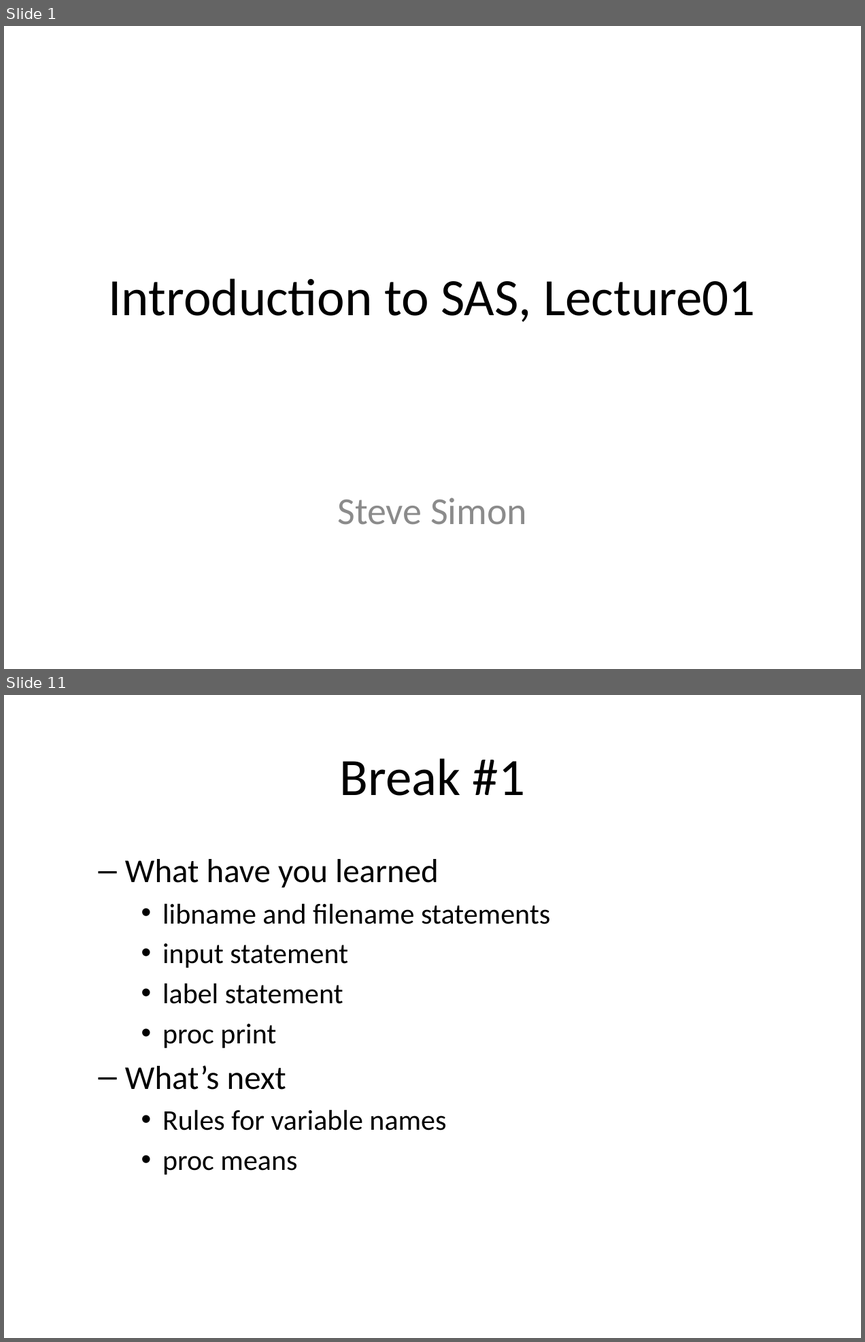
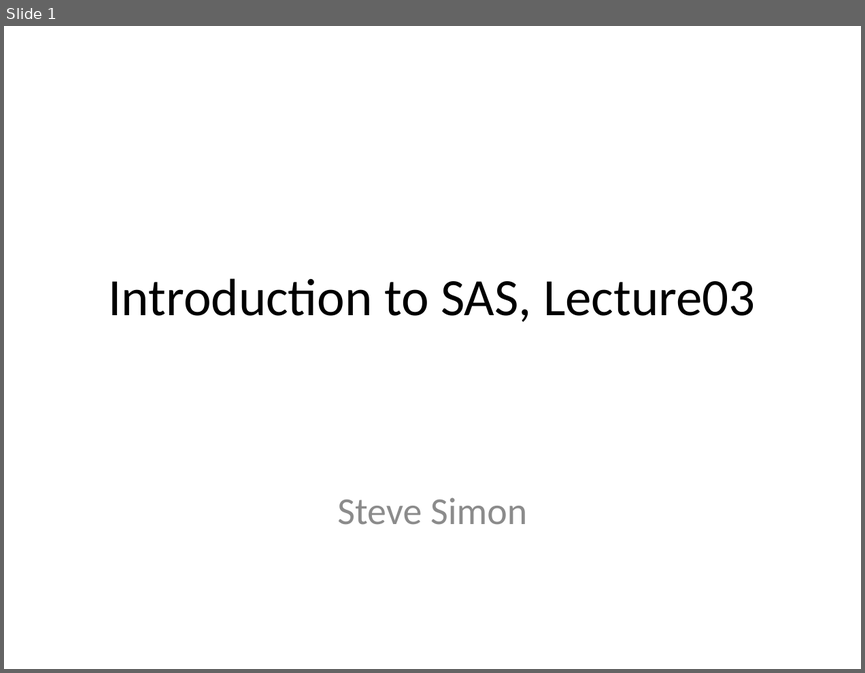
Before and after one commit to classes-simon/5507, a slide deck: module03/src/slides-and-speaker-notes-03.pptx. Shown one above the other, each under a label of ours: slides 1 and 11 before the commit, slide 1 after it; the slides between them are not shown. The pictures are 865x1342 and 865x673 pixels, drawn with LibreOffice and Linux fonts; fonts in the diff are those of the drawing. Boxes give left, top, right and bottom in pixels: in the first picture for what was removed or moved away, otherwise in the second. Text is boxed around its words. In the diff, an @@ line names an element or a change of style, - is before the commit and + after.

```diff
--- a/module03/src/slides-and-speaker-notes-03.pptx
+++ b/module03/src/slides-and-speaker-notes-03.pptx
@@ slide 11 removed at [4,695,861,1338], background #FFFFFF @@
@@ title removed at [340,758,525,796] @@
-Break #1
@@ text removed at [125,859,550,1174] @@
-  – What have you learned
-    • libname and filename statements
-    • input statement
-    • label statement
-    • proc print
-  – What’s next
-    • Rules for variable names
-    • proc means
@@ slide 1 changed as well @@
@@ title at [109,278,755,322]: text changed @@
-Introduction to SAS, Lecture01
+Introduction to SAS, Lecture03
```
Also in this commit, not shown: 2 slides added, 57 other slides removed, 10 other files.
